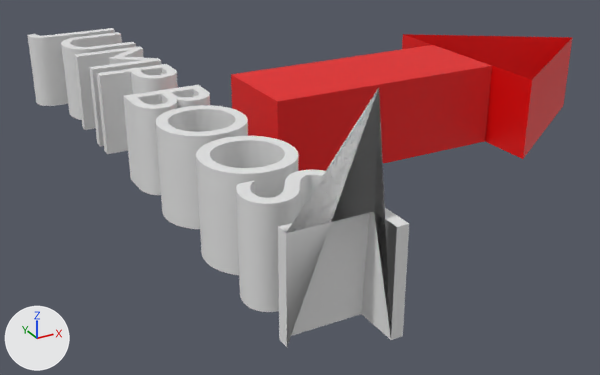
One commit to the FBX model Assets/Blender_Assets/arrow_powerup.fbx: the scene before it, then after it.
Both versions are drawn from a camera (50 mm lens) standing at (-5.93, -8.27, 2.76) and looking at (-1.41, -0.04, -1.35). Arrows for +X, +Y and +Z are at lower left; the lights stay in place. Where no turn or scale is listed for an object, it has been applied to the vertices. Vertices at the same position are counted once.

In view in the first picture: 'Plane', 'Text'.
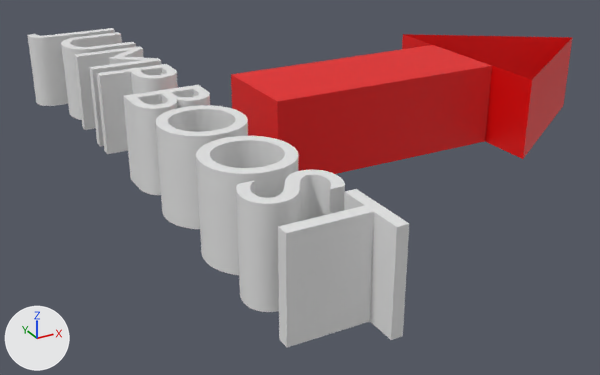
Commit message: update jump boost text

Edits to the scene script, one JSON object a line:
```json
{"block": "me_power_up", "where": "# used by ob_text; location = (-3.391, 0.008, 0.0)"}
{"op": "remove", "block": "me_power_up", "code": "me_power_up.from_pydata(...)  # 6124 vertices, 9170 faces; spans x -0.3..0.9, y -3.75..3.85, z -1.0..1.0"}
{"op": "add", "block": "me_power_up", "code": "me_power_up.from_pydata(...)  # 6124 vertices, 9170 faces; spans x -0.3..0.9, y -3.75..3.85, z -1.0..0.0"}
{"block": "me_power_up", "change": "me_power_up part 1"}
{"block": "me_power_up", "change": "1 vertex is removed from x 0.77, y -3.44, z 1.0"}
{"block": "me_power_up", "change": "5 faces are deleted"}
{"block": "me_power_up", "change": "1 vertex is added at (0.77, -3.44, -1.0)"}
{"block": "me_power_up", "change": "5 new faces join them"}
```

Location of each change, [x1, y1, x2, y2] in pixels of the pictures (600 x 375 px; the box of a moved part takes in the faces that stretch with it):
```json
{"part": 1, "of": "me_power_up", "change": "moved or reshaped", "before": [286, 88, 397, 346], "after": [286, 212, 397, 347]}
```
